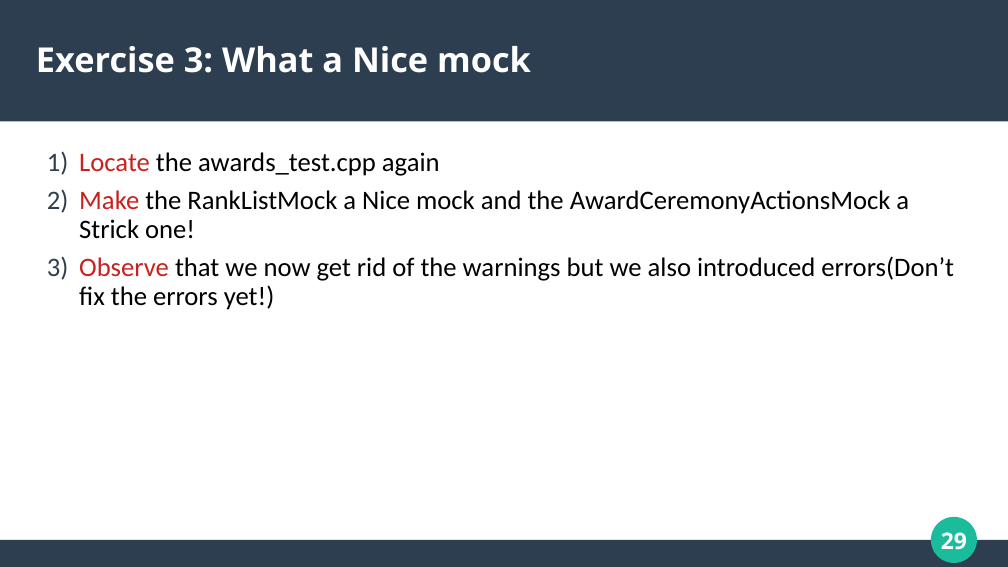
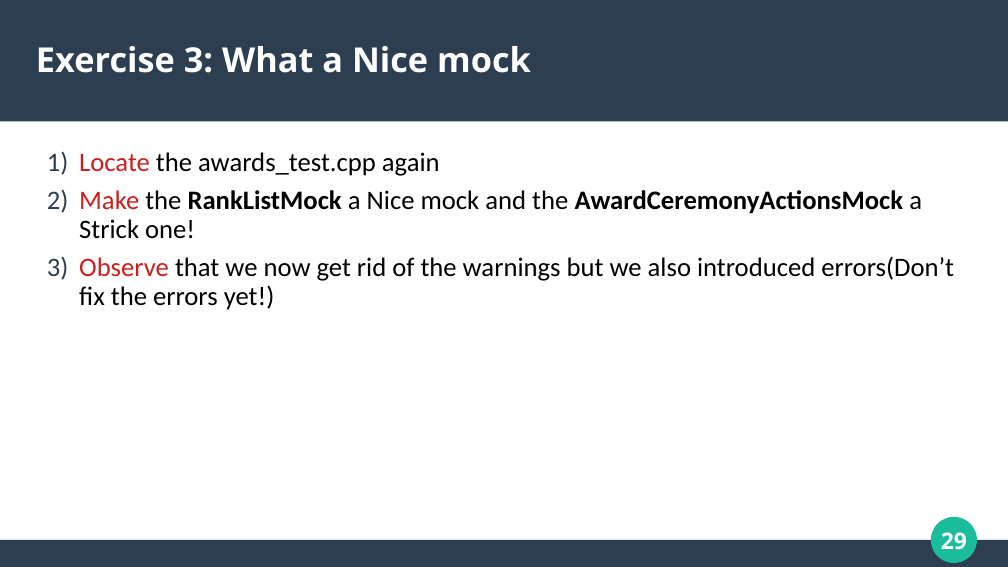
Before and after one commit to groskopf/gtest_training, a slide deck: slide 29 of presentation/presentation.odp. Drawn at 1008x567 pixels with LibreOffice and Linux fonts; fonts in the diff are those of the drawing. Boxes give left, top, right and bottom in pixels: in the first picture for what was removed or moved away, otherwise in the second. Text is boxed around its words. In the diff, an @@ line names an element or a change of style, - is before the commit and + after.

```diff
--- a/presentation/presentation.odp
+++ b/presentation/presentation.odp
@@ text at [79,190,922,239]: bold on in "RankListMock AwardCeremonyActionsMock" @@
```
Also in this commit, not shown: 37 other slides changed, 32 slides added, 7 slides removed.
